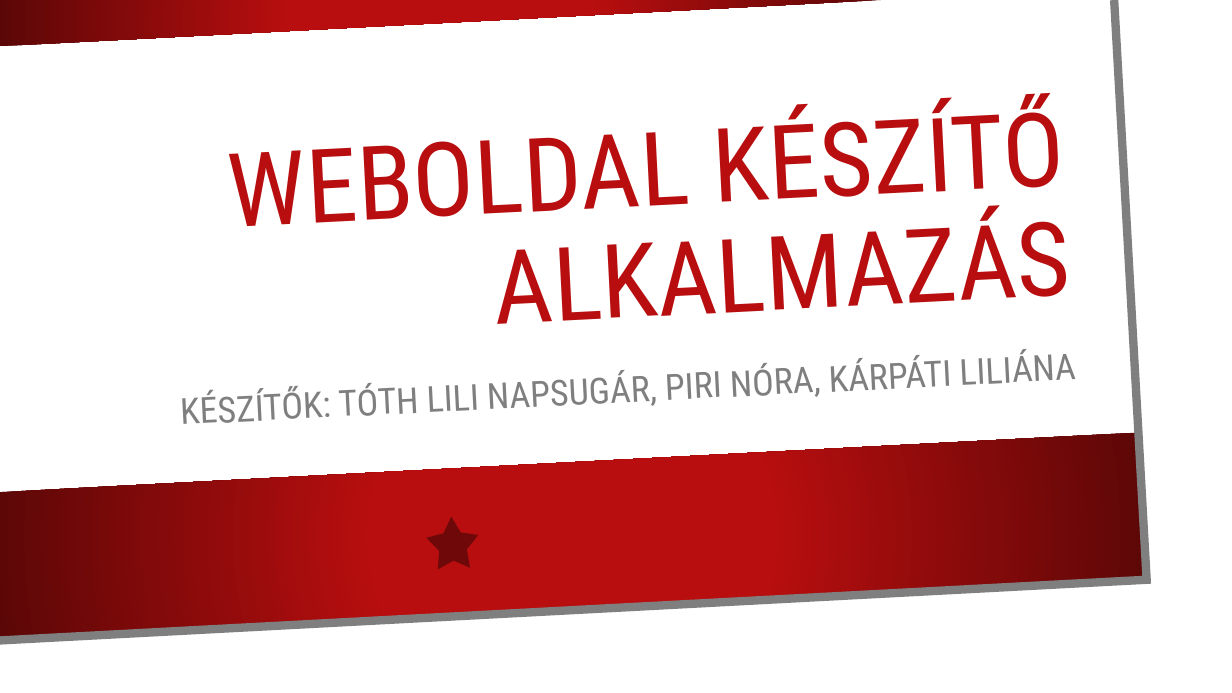
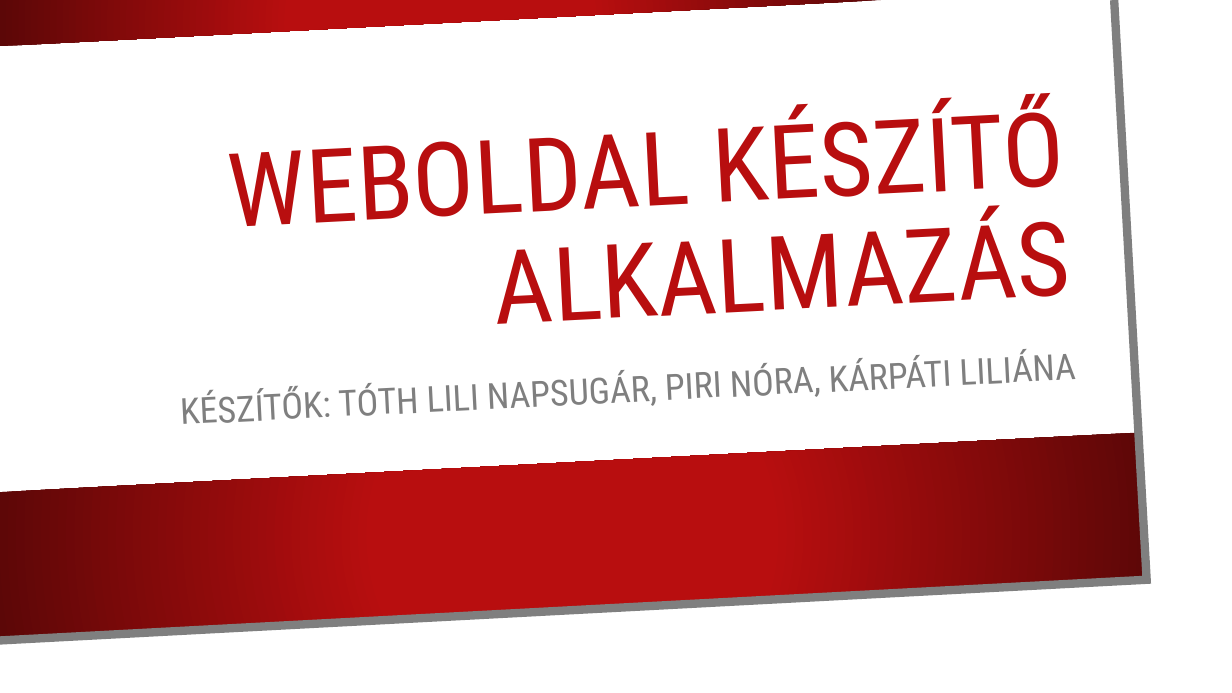
Before and after one commit to karpatililiana/Csapatmunka2.0, a slide deck: slide 1 of Programbemutató.pptx. Drawn at 1232x693 pixels with LibreOffice and Linux fonts; fonts in the diff are those of the drawing; background and template pictures are left out. Boxes give left, top, right and bottom in pixels: in the first picture for what was removed or moved away, otherwise in the second. Text is boxed around its words. In the diff, an @@ line names an element or a change of style, - is before the commit and + after.

```diff
--- a/Programbemutató.pptx
+++ b/Programbemutató.pptx
@@ star removed at <box>426,515,480,570</box> @@
```
Also in this commit, not shown: 4 other slides changed, 2 slides added, 2 slides removed.
